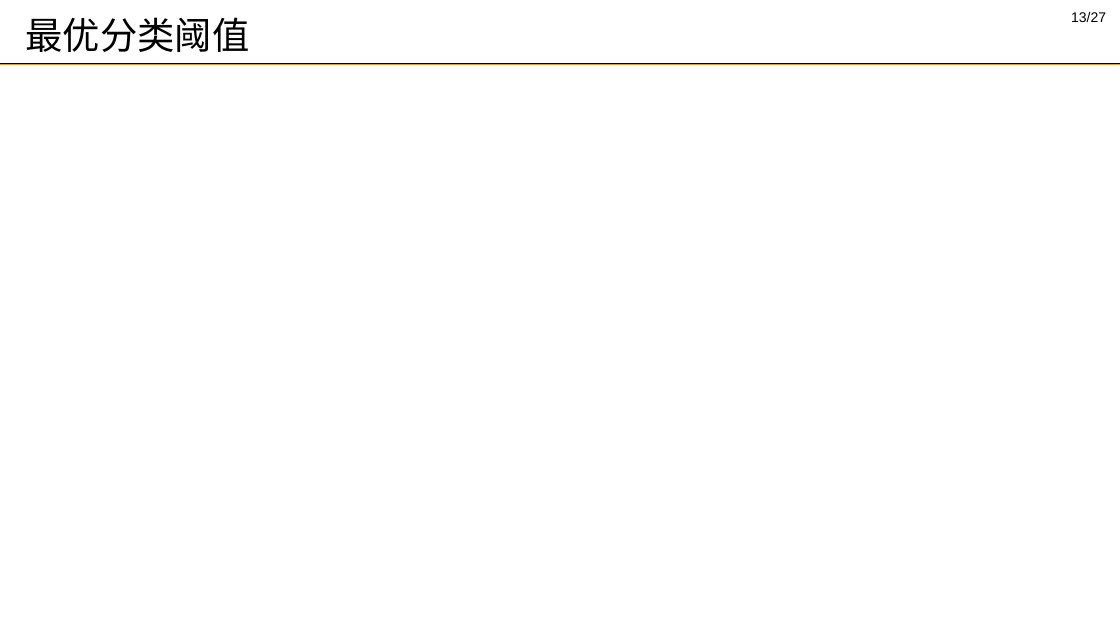
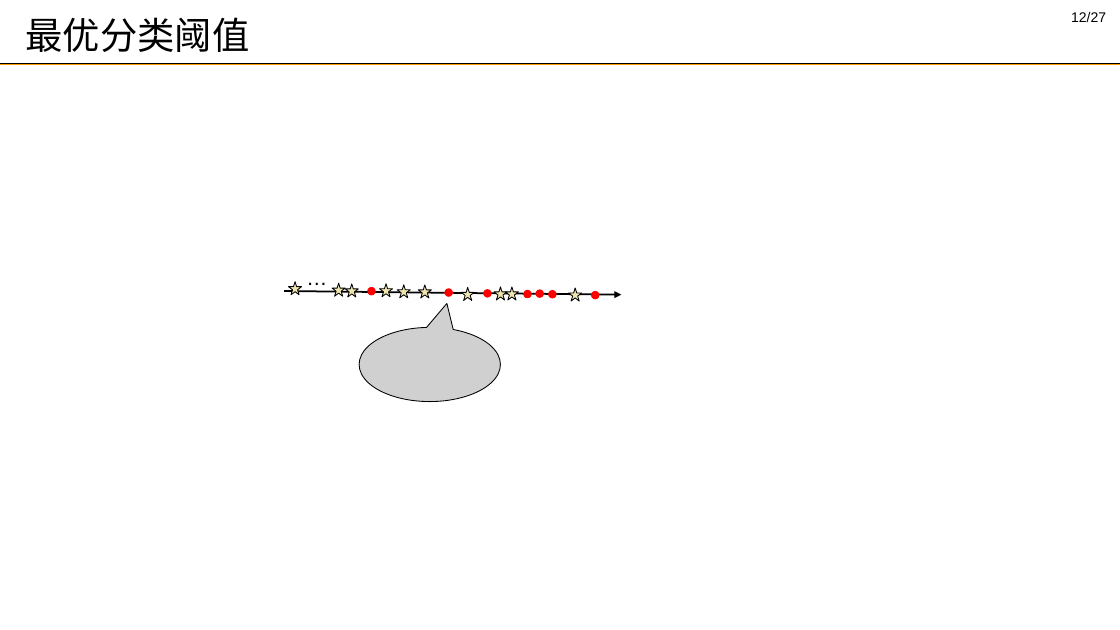
Before and after one commit to DMRookie/finaldesign, a slide deck: slide 12 of 答辩_谢思发_2.pptx (slide 13 before the commit). Drawn at 1120x630 pixels with LibreOffice and Linux fonts; fonts in the diff are those of the drawing; grey boxes stand for pictures; background and template pictures are left out. Boxes give left, top, right and bottom in pixels: in the first picture for what was removed or moved away, otherwise in the second. Text is boxed around its words. In the diff, an @@ line names an element or a change of style, - is before the commit and + after.

```diff
--- a/答辩_谢思发_2.pptx
+++ b/答辩_谢思发_2.pptx
@@ page number at (1071, 12, 1106, 22): text changed @@
-13/27
+12/27
@@ text added at (298, 260, 336, 294), 18 pt, text #000000 @@
+…
@@ arrow added from (284, 291) to (622, 295), #000000 1.5 pt @@
@@ star added at (288, 281, 302, 295), fill #EFE6AF, outline #000000 0.75 pt @@
@@ star added at (332, 283, 345, 297), fill #EFE6AF, outline #000000 0.75 pt @@
@@ star added at (345, 284, 359, 297), fill #EFE6AF, outline #000000 0.75 pt @@
@@ ellipse added at (368, 287, 376, 295), fill #FF0000, outline #FF0000 0.75 pt @@
@@ star added at (380, 284, 393, 297), fill #EFE6AF, outline #000000 0.75 pt @@
@@ star added at (397, 285, 411, 298), fill #EFE6AF, outline #000000 0.75 pt @@
@@ star added at (418, 285, 432, 298), fill #EFE6AF, outline #000000 0.75 pt @@
@@ ellipse added at (445, 289, 453, 297), fill #FF0000, outline #FF0000 0.75 pt @@
@@ star added at (461, 287, 475, 301), fill #EFE6AF, outline #000000 0.75 pt @@
@@ ellipse added at (484, 290, 492, 297), fill #FF0000, outline #FF0000 0.75 pt @@
@@ star added at (494, 287, 507, 301), fill #EFE6AF, outline #000000 0.75 pt @@
@@ star added at (506, 287, 519, 301), fill #EFE6AF, outline #000000 0.75 pt @@
@@ ellipse added at (524, 291, 532, 298), fill #FF0000, outline #FF0000 0.75 pt @@
@@ ellipse added at (536, 290, 544, 297), fill #FF0000, outline #FF0000 0.75 pt @@
@@ ellipse added at (549, 291, 556, 298), fill #FF0000, outline #FF0000 0.75 pt @@
@@ star added at (569, 288, 582, 302), fill #EFE6AF, outline #000000 0.75 pt @@
@@ ellipse added at (592, 292, 599, 299), fill #FF0000, outline #FF0000 0.75 pt @@
@@ picture added at (360, 328, 501, 402) @@
```
Also in this commit, not shown: 9 other slides changed, 1 slide added, 2 slides removed, 1 other file.
